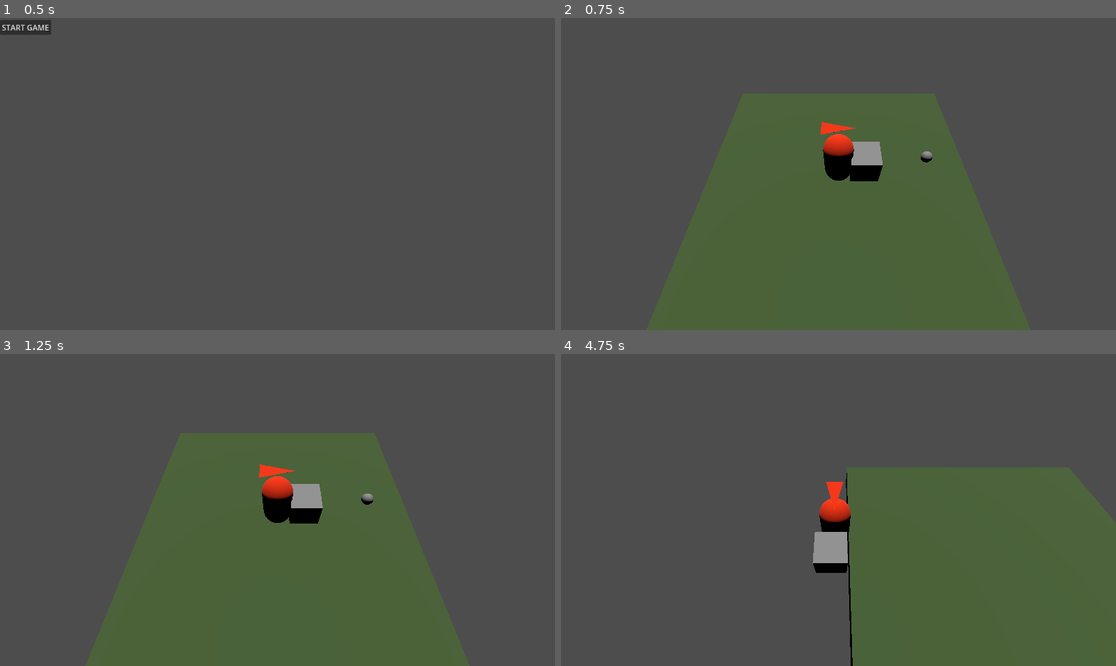
Above: before the commit, frames 1-4 (two rows, left to right).
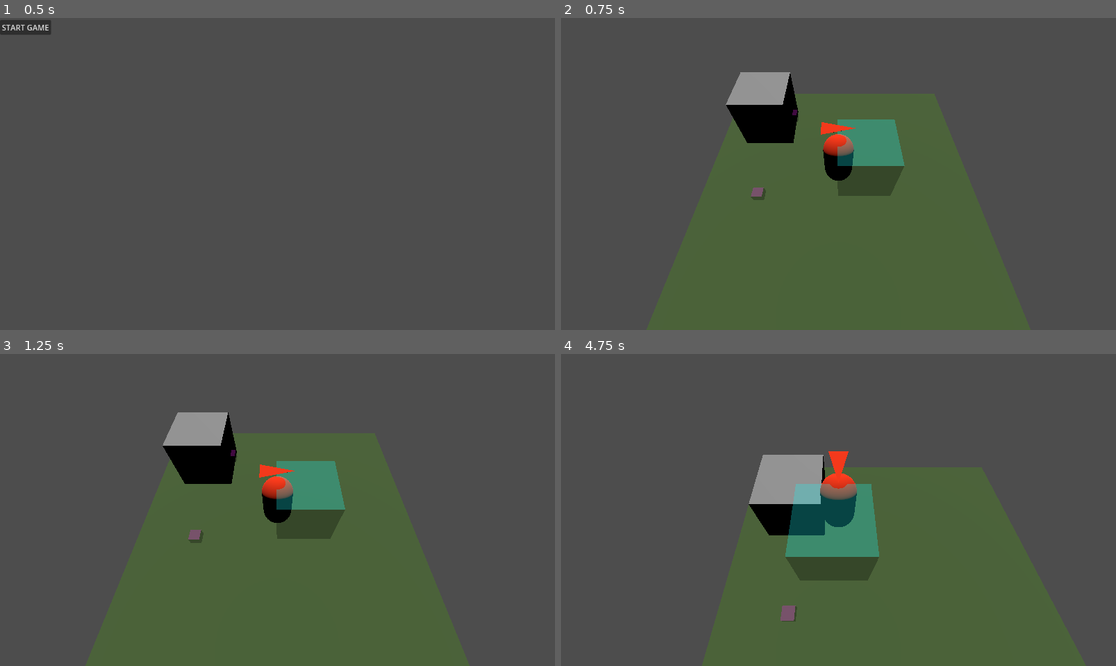
Above: after the commit, the same moments.

Repository: BreadBurn/ClickNClawGameJam
Game: Godot game, scene res://scenes/main_menu.tscn
The game is run twice, just before and just after one commit, with the same random seed, the same clock (stepped at 60 frames per second) and the same inputs. Before the commit the project starts from res://MainMenu.tscn.
Inputs:
- Up to frame 1 (0.5 s): no input
- Up to frame 2 (0.75 s): click "START GAME" at 0.5 s
- Up to frame 3 (1.25 s): no input
- Up to frame 4 (4.75 s): tap Enter (IN_INTERACT) at 1.25, 2.1, 3.6 s; hold Enter (IN_INTERACT) 1.28-2.03 s; hold W (IN_M_UP) 1.28-2.78 s; tap Space (IN_JUMP) at 1.52, 2.27, 3.77, 4.52 s; hold Enter (IN_INTERACT) 2.78-3.53 s; hold A (IN_M_LEFT) 2.78-4.28 s; hold S (IN_M_DOWN) from 4.28 s (still down); hold Enter (IN_INTERACT) from 4.28 s (still down)

Frame 1 is identical in both runs. In frame 2, 5.1% of the frame differs, in the area x 29-67%, y 17-59%; in frame 3, 5.3%; in frame 4, 7.3%, in the area x 33-58%, y 31-100%.

Commit message:
added duplication plant system, interraction system and a global game state

Diff:
--- /dev/null
+++ b/gdscripts/game_state.gd
@@ -0,0 +1,18 @@
+extends Node
+
+signal coins_changed(new_amount: int)
+signal player_slept(new_day: int)
+
+var total_coins: int = 0
+var cur_day: int = 0
+
+func add_coins(amount: int) -> void:
+	total_coins += amount
+	print("Coins updated! Total: ", total_coins)
+	coins_changed.emit(total_coins)
+
+func go_to_sleep() -> void:
+	#goo goo gaa gaa time for uuuuu
+	cur_day += 1
+	print("Day updated: ", cur_day)
+	player_slept.emit(cur_day)
--- /dev/null
+++ b/gdscripts/scene_scripts/base_flora.gd
@@ -0,0 +1,32 @@
+extends Node3D
+
+@export var spawn_scene: PackedScene
+
+@export_range(0.0, 1.0) var duplicate_chance: float = 0.5
+
+@export var min_spawn_distance: float = 0.8
+@export var max_spawn_distance: float = 2.5
+
+func _ready() -> void:
+	GameState.player_slept.connect(_on_player_slept)
+
+func _on_player_slept(new_day: int) -> void:
+	if randf() <= duplicate_chance:
+		_multiply()
+
+func _multiply() -> void:
+	if spawn_scene == null:
+		push_warning("Spawn scene is missing on ", name)
+		return
+
+	var new_flora: Node3D = spawn_scene.instantiate()
+	get_parent().add_child(new_flora)
+
+	var random_angle := randf() * TAU
+	var random_distance := randf_range(min_spawn_distance, max_spawn_distance)
+
+	var random_x := cos(random_angle) * random_distance
+	var random_z := sin(random_angle) * random_distance
+
+	var spawn_offset := Vector3(random_x, 0.0, random_z)
+	new_flora.global_position = global_position + spawn_offset
--- /dev/null
+++ b/gdscripts/scene_scripts/interactable.gd
@@ -0,0 +1,9 @@
+extends StaticBody3D
+
+# Define a signal that passes the player node
+signal interacted()
+
+func on_interact(player: Node) -> void:
+	print("INTERACT action acknowledged")
+	# Emit the signal so other scripts can react
+	interacted.emit()
--- /dev/null
+++ b/gdscripts/scene_scripts/main_menu.gd
@@ -0,0 +1,4 @@
+extends Control
+
+func _on_start_pressed() -> void:
+	get_tree().change_scene_to_file("res://scenes/game_main.tscn")
--- a/pause_menu.gd
+++ b/gdscripts/scene_scripts/pause_menu.gd
@@ -18,4 +18,4 @@
 
 func _on_main_menu_btn_pressed() -> void:
 	get_tree().paused = false
-	get_tree().change_scene_to_file("res://MainMenu.tscn")
+	get_tree().change_scene_to_file("res://scenes/main_menu.tscn")
--- a/player.gd
+++ b/gdscripts/scene_scripts/player.gd
@@ -160,11 +160,22 @@
 
 
 func _try_interact() -> void:
-	var areas: Array = interact_area.get_overlapping_areas()
-	for i in areas.size():
-		var area: Area3D = areas[i] as Area3D
-		if area == null:
-			continue
-		var parent: Node = area.get_parent() as Node
+	var areas: Array[Area3D] = interact_area.get_overlapping_areas()
+	if areas.is_empty():
+		return
+
+	var closest_parent: Node = null
+	var closest_distance := INF
+
+	for area in areas:
+		var parent: Node = area.get_parent()
 		if parent != null and parent.has_method("on_interact"):
-			parent.on_interact(self)
+			# Calculate distance from the player to the interactable area
+			var distance := global_position.distance_squared_to(area.global_position)
+
+			if distance < closest_distance:
+				closest_distance = distance
+				closest_parent = parent
+
+	if closest_parent != null:
+		closest_parent.on_interact(self)
--- /dev/null
+++ b/gdscripts/scene_scripts/player_house.gd
@@ -0,0 +1,5 @@
+extends Node3D
+
+func _on_interactable_interacted() -> void:
+	GameState.go_to_sleep()
+	print("INTERRACT SIGNAL received by HOUSE")
--- a/interactable.gd
+++ /dev/null
@@ -1,4 +0,0 @@
-extends StaticBody3D
-
-func on_interact(player: Node) -> void:
-	print("INTERACTED with ", name, " by ", player.name)
--- a/interactable.tscn
+++ /dev/null
@@ -1,25 +0,0 @@
-[gd_scene format=3 uid="uid://dm7p1goaoimx7"]
-
-[ext_resource type="Script" uid="uid://dkd752cvo32e2" path="res://interactable.gd" id="1_5k4wx"]
-
-[sub_resource type="SphereShape3D" id="SphereShape3D_52i5l"]
-
-[sub_resource type="SphereMesh" id="SphereMesh_5k4wx"]
-
-[sub_resource type="SphereShape3D" id="SphereShape3D_0b81o"]
-
-[node name="Interactable" type="StaticBody3D" unique_id=934362047]
-transform = Transform3D(0.375, 0, 0, 0, 0.375, 0, 0, 0, 0.375, 0, 0, 0)
-script = ExtResource("1_5k4wx")
-
-[node name="CollisionShape3D" type="CollisionShape3D" parent="." unique_id=155537528]
-shape = SubResource("SphereShape3D_52i5l")
-debug_color = Color(0.43479052, 0.55900115, 0.60732657, 0.41960785)
-
-[node name="MeshInstance3D" type="MeshInstance3D" parent="." unique_id=1211153479]
-mesh = SubResource("SphereMesh_5k4wx")
-
-[node name="InteractArea" type="Area3D" parent="." unique_id=1643232293]
-
-[node name="CollisionShape3D" type="CollisionShape3D" parent="InteractArea" unique_id=162553571]
-shape = SubResource("SphereShape3D_0b81o")
--- a/main_menu.gd
+++ /dev/null
@@ -1,4 +0,0 @@
-extends Control
-
-func _on_start_pressed() -> void:
-	get_tree().change_scene_to_file("res://game_main.tscn")
--- a/project.godot
+++ b/project.godot
@@ -14,6 +14,10 @@
 run/main_scene="uid://ctbk5ta0357fw"
 config/features=PackedStringArray("4.6", "GL Compatibility")
 config/icon="res://icon.svg"
+
+[autoload]
+
+GameState="*uid://ci68q6ibkvdhl"
 
 [input]
 
--- /dev/null
+++ b/scenes/base_flora.tscn
@@ -0,0 +1,11 @@
+[gd_scene format=3 uid="uid://cqfwd3oawqdme"]
+
+[ext_resource type="Script" uid="uid://bvn1lc30c2eot" path="res://gdscripts/scene_scripts/base_flora.gd" id="1_6co6x"]
+[ext_resource type="PackedScene" uid="uid://dm7p1goaoimx7" path="res://scenes/interactable.tscn" id="2_tslgx"]
+
+[node name="BaseFlora" type="Node3D" unique_id=930418277]
+script = ExtResource("1_6co6x")
+
+[node name="Interactable" parent="." unique_id=934362047 instance=ExtResource("2_tslgx")]
+
+[connection signal="interacted" from="Interactable" to="." method="_on_interactable_interacted"]
--- a/game_main.tscn
+++ b/scenes/game_main.tscn
@@ -1,9 +1,10 @@
 [gd_scene format=3 uid="uid://6ok5o003mpkg"]
 
-[ext_resource type="PackedScene" uid="uid://cii23b3yvwyys" path="res://player.tscn" id="1_r2uep"]
-[ext_resource type="Script" uid="uid://igd46ey8i10w" path="res://camera_3d.gd" id="1_tjf8n"]
-[ext_resource type="PackedScene" uid="uid://dof3ogmfxuoh7" path="res://pause_menu.tscn" id="3_3ticj"]
-[ext_resource type="PackedScene" uid="uid://dm7p1goaoimx7" path="res://interactable.tscn" id="4_lbacn"]
+[ext_resource type="Script" uid="uid://igd46ey8i10w" path="res://gdscripts/scene_scripts/camera_3d.gd" id="2_3qnxt"]
+[ext_resource type="PackedScene" uid="uid://cii23b3yvwyys" path="res://scenes/player.tscn" id="3_4qd86"]
+[ext_resource type="PackedScene" uid="uid://dnwbtjsmreoue" path="res://scenes/player_house.tscn" id="4_57ec7"]
+[ext_resource type="PackedScene" uid="uid://dof3ogmfxuoh7" path="res://scenes/pause_menu.tscn" id="4_cbeu7"]
+[ext_resource type="PackedScene" uid="uid://cqfwd3oawqdme" path="res://scenes/base_flora.tscn" id="5_3qnxt"]
 
 [sub_resource type="PhysicsMaterial" id="PhysicsMaterial_r2uep"]
 
@@ -18,9 +19,6 @@
 albedo_color = Color(0.28627452, 0.3882353, 0.20784314, 1)
 
 [node name="GameMain" type="Node3D" unique_id=1510548574]
-
-[node name="Interractable" parent="." unique_id=934362047 instance=ExtResource("4_lbacn")]
-transform = Transform3D(0.375, 0, 0, 0, 0.375, 0, 0, 0, 0.375, 3.0066657, 1.1289734, 0)
 
 [node name="StaticBody3D" type="StaticBody3D" parent="." unique_id=830392251]
 transform = Transform3D(1, 0, 0, 0, 1, 0, 0, 0, 1, 0, -0.49486923, -1.5258789e-05)
@@ -39,13 +37,19 @@
 visible = false
 doppler_tracking = 2
 current = true
-script = ExtResource("1_tjf8n")
+script = ExtResource("2_3qnxt")
 target = NodePath("../Player2")
 
-[node name="Player2" parent="." unique_id=339794334 instance=ExtResource("1_r2uep")]
+[node name="Player2" parent="." unique_id=339794334 instance=ExtResource("3_4qd86")]
 transform = Transform3D(1, 0, 0, 0, 1, 0, 0, 0, 1, 0, 0.047020614, 0)
 
 [node name="DirectionalLight3D" type="DirectionalLight3D" parent="." unique_id=162162419]
 transform = Transform3D(1, 0, 0, 0, -0.44396278, 0.89604527, 0, -0.89604527, -0.44396278, 0, 9.480016, -4.994448)
 
-[node name="PauseMenu" parent="." unique_id=2083233339 instance=ExtResource("3_3ticj")]
+[node name="PauseMenu" parent="." unique_id=2083233339 instance=ExtResource("4_cbeu7")]
+
+[node name="PlayerHouse" parent="." unique_id=1172711439 instance=ExtResource("4_57ec7")]
+transform = Transform3D(1, 0, 0, 0, 1, 0, 0, 0, 1, -2.9402182, 0.005130768, -2.6092248)
+
+[node name="BaseFlora" parent="." unique_id=930418277 instance=ExtResource("5_3qnxt")]
+transform = Transform3D(1, 0, 0, 0, 1, 0, 0, 0, 1, -2.8620412, 0.09274495, 0.9062598)
--- /dev/null
+++ b/scenes/interactable.tscn
@@ -0,0 +1,24 @@
+[gd_scene format=3 uid="uid://dm7p1goaoimx7"]
+
+[ext_resource type="Script" uid="uid://dkd752cvo32e2" path="res://gdscripts/scene_scripts/interactable.gd" id="1_5k4wx"]
+
+[sub_resource type="BoxMesh" id="BoxMesh_56v82"]
+
+[sub_resource type="StandardMaterial3D" id="StandardMaterial3D_wh154"]
+transparency = 1
+albedo_color = Color(1, 0.10980392, 1, 0.2627451)
+
+[sub_resource type="BoxShape3D" id="BoxShape3D_ij5l6"]
+
+[node name="Interactable" type="StaticBody3D" unique_id=934362047]
+transform = Transform3D(0.375, 0, 0, 0, 0.375, 0, 0, 0, 0.375, 0, 0, 0)
+script = ExtResource("1_5k4wx")
+
+[node name="MeshInstance3D" type="MeshInstance3D" parent="." unique_id=1211153479]
+mesh = SubResource("BoxMesh_56v82")
+surface_material_override/0 = SubResource("StandardMaterial3D_wh154")
+
+[node name="InteractArea" type="Area3D" parent="." unique_id=1643232293]
+
+[node name="CollisionShape3D" type="CollisionShape3D" parent="InteractArea" unique_id=162553571]
+shape = SubResource("BoxShape3D_ij5l6")
--- a/MainMenu.tscn
+++ b/scenes/main_menu.tscn
@@ -1,6 +1,6 @@
 [gd_scene format=3 uid="uid://ctbk5ta0357fw"]
 
-[ext_resource type="Script" uid="uid://wr1wv83hmamv" path="res://main_menu.gd" id="1_i26rj"]
+[ext_resource type="Script" uid="uid://wr1wv83hmamv" path="res://gdscripts/scene_scripts/main_menu.gd" id="1_l6cm7"]
 
 [node name="MainMenu" type="Control" unique_id=1540388796]
 layout_mode = 3
@@ -9,7 +9,7 @@
 anchor_bottom = 1.0
 grow_horizontal = 2
 grow_vertical = 2
-script = ExtResource("1_i26rj")
+script = ExtResource("1_l6cm7")
 
 [node name="CenterContainer" type="CenterContainer" parent="." unique_id=54232146]
 layout_mode = 0
--- a/pause_menu.tscn
+++ b/scenes/pause_menu.tscn
@@ -1,6 +1,6 @@
 [gd_scene format=3 uid="uid://dof3ogmfxuoh7"]
 
-[ext_resource type="Script" uid="uid://vwfbv6no7y1b" path="res://pause_menu.gd" id="1_hdmo1"]
+[ext_resource type="Script" uid="uid://vwfbv6no7y1b" path="res://gdscripts/scene_scripts/pause_menu.gd" id="1_hdmo1"]
 
 [node name="PauseMenu" type="CanvasLayer" unique_id=2083233339]
 process_mode = 3
--- a/player.tscn
+++ b/scenes/player.tscn
@@ -1,7 +1,7 @@
 [gd_scene format=3 uid="uid://cii23b3yvwyys"]
 
-[ext_resource type="Script" uid="uid://cr27lq83tyfws" path="res://user_control.gd" id="1_4flbx"]
-[ext_resource type="Script" uid="uid://dmqvhwbybn08q" path="res://player.gd" id="1_onrkg"]
+[ext_resource type="Script" uid="uid://cr27lq83tyfws" path="res://gdscripts/scene_scripts/user_control.gd" id="1_4flbx"]
+[ext_resource type="Script" uid="uid://dmqvhwbybn08q" path="res://gdscripts/scene_scripts/player.gd" id="1_onrkg"]
 
 [sub_resource type="CylinderMesh" id="CylinderMesh_onrkg"]
 top_radius = 0.0
@@ -18,6 +18,10 @@
 [sub_resource type="BoxShape3D" id="BoxShape3D_onrkg"]
 
 [sub_resource type="BoxMesh" id="BoxMesh_onrkg"]
+
+[sub_resource type="StandardMaterial3D" id="StandardMaterial3D_onrkg"]
+transparency = 1
+albedo_color = Color(0, 1, 1, 0.2784314)
 
 [node name="Player" type="CharacterBody3D" unique_id=1604628969]
 script = ExtResource("1_onrkg")
@@ -47,5 +51,6 @@
 shape = SubResource("BoxShape3D_onrkg")
 
 [node name="MeshInstance3D" type="MeshInstance3D" parent="InteractArea/InteractCollision" unique_id=2147284888]
-transform = Transform3D(0.5319149, 0, 0, 0, 0.5319149, 0, 0, 0, 0.5319149, -0.0094899535, -0.07877278, 0)
+transform = Transform3D(1.007, 0, 0, 0, 1.007, 0, 0, 0, 1.007, -0.0094896555, 0.010142624, 0)
 mesh = SubResource("BoxMesh_onrkg")
+surface_material_override/0 = SubResource("StandardMaterial3D_onrkg")
--- /dev/null
+++ b/scenes/player_house.tscn
@@ -0,0 +1,25 @@
+[gd_scene format=3 uid="uid://dnwbtjsmreoue"]
+
+[ext_resource type="PackedScene" uid="uid://dm7p1goaoimx7" path="res://scenes/interactable.tscn" id="1_i105w"]
+[ext_resource type="Script" uid="uid://d2e754d4jaslp" path="res://gdscripts/scene_scripts/player_house.gd" id="1_j6pox"]
+
+[sub_resource type="BoxShape3D" id="BoxShape3D_i105w"]
+
+[sub_resource type="BoxMesh" id="BoxMesh_j6pox"]
+
+[node name="PlayerHouse" type="Node3D" unique_id=1172711439]
+script = ExtResource("1_j6pox")
+
+[node name="Interactable" parent="." unique_id=934362047 instance=ExtResource("1_i105w")]
+transform = Transform3D(0.375, 0, 0, 0, 0.375, 0, 0, 0, 0.375, 0.98745966, 0.6202619, -0.0022056103)
+
+[node name="StaticBody3D" type="StaticBody3D" parent="." unique_id=271749517]
+transform = Transform3D(1.99, 0, 0, 0, 1.99, 0, 0, 0, 1.99, 0, 1.0014229, -0.002)
+
+[node name="CollisionShape3D" type="CollisionShape3D" parent="StaticBody3D" unique_id=617985366]
+shape = SubResource("BoxShape3D_i105w")
+
+[node name="MeshInstance3D" type="MeshInstance3D" parent="StaticBody3D" unique_id=691050528]
+mesh = SubResource("BoxMesh_j6pox")
+
+[connection signal="interacted" from="Interactable" to="." method="_on_interactable_interacted"]
Not shown, added: gdscripts/game_state.gd.uid
Not shown, added: gdscripts/scene_scripts/base_flora.gd.uid
Renamed: camera_3d.gd -> gdscripts/scene_scripts/camera_3d.gd
Renamed: camera_3d.gd.uid -> gdscripts/scene_scripts/camera_3d.gd.uid
Renamed: interactable.gd.uid -> gdscripts/scene_scripts/interactable.gd.uid
Renamed: main_menu.gd.uid -> gdscripts/scene_scripts/main_menu.gd.uid
Renamed: pause_menu.gd.uid -> gdscripts/scene_scripts/pause_menu.gd.uid
Renamed: player.gd.uid -> gdscripts/scene_scripts/player.gd.uid
Not shown, added: gdscripts/scene_scripts/player_house.gd.uid
Renamed: user_control.gd -> gdscripts/scene_scripts/user_control.gd
Renamed: user_control.gd.uid -> gdscripts/scene_scripts/user_control.gd.uid
